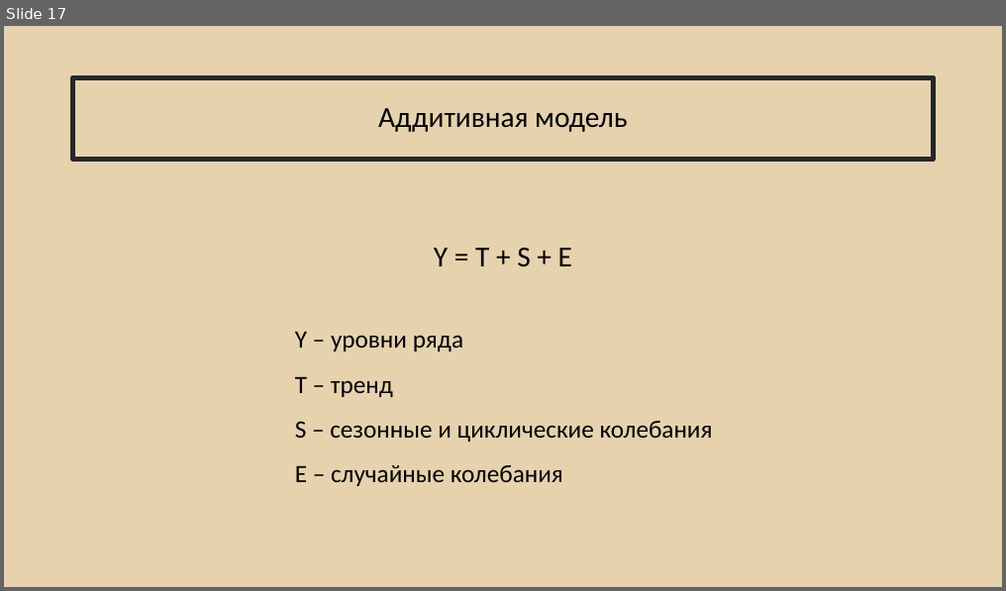
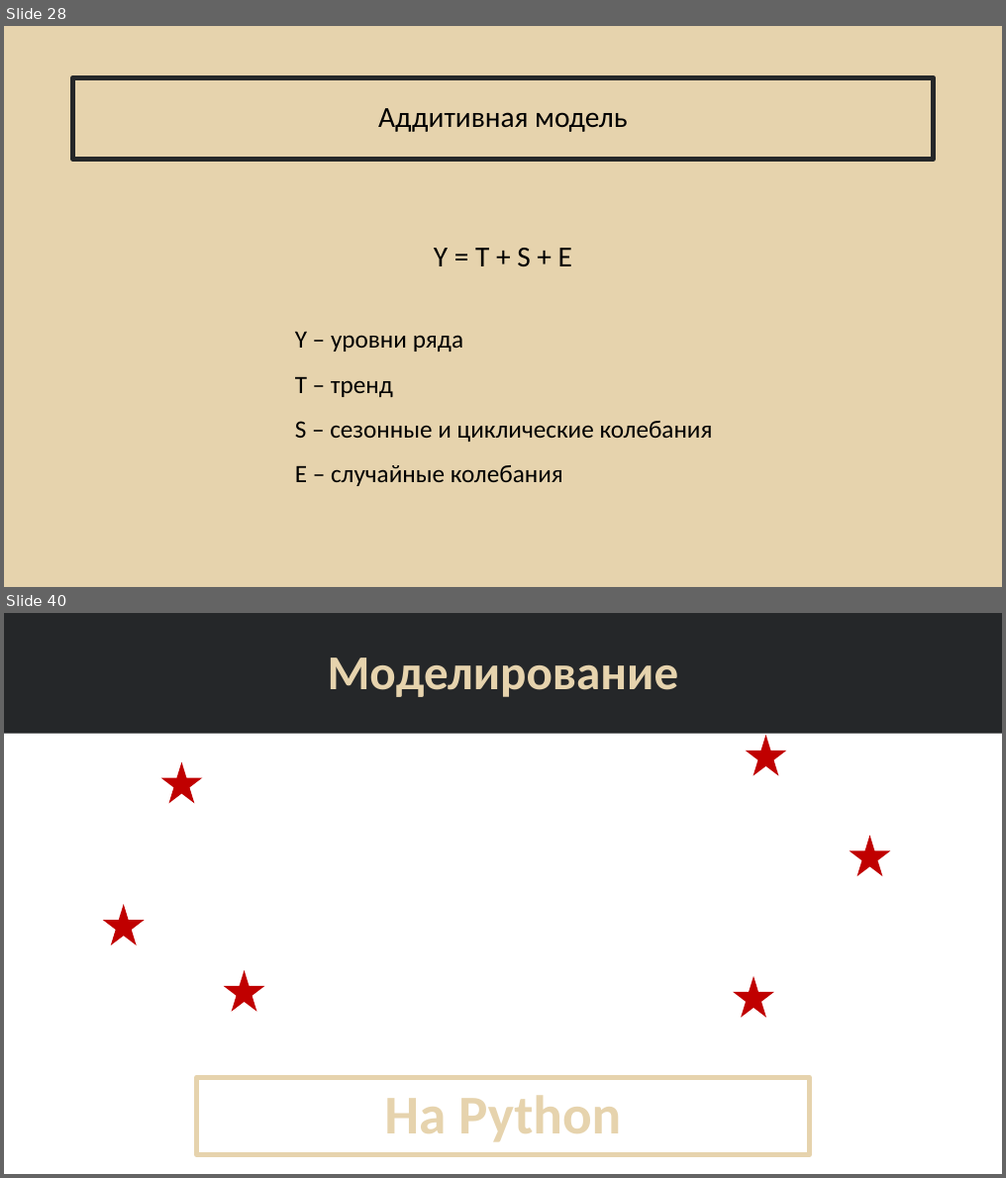
Before and after one commit to AltairkaGit/MilkStats, a slide deck: Курсовая_работа_Кривцов_К_Е_БИВТ_21_5.pptx. Shown one above the other, each under a label of ours: slide 17 before the commit, slides 28 and 40 after it; the slides between them are not shown. The pictures are 1006x591 and 1006x1178 pixels, drawn with LibreOffice and Linux fonts; fonts in the diff are those of the drawing; background and template pictures are left out. Boxes give left, top, right and bottom in pixels: in the first picture for what was removed or moved away, otherwise in the second. Text is boxed around its words. In the diff, an @@ line names an element or a change of style, - is before the commit and + after.

```diff
--- a/Курсовая_работа_Кривцов_К_Е_БИВТ_21_5.pptx
+++ b/Курсовая_работа_Кривцов_К_Е_БИВТ_21_5.pptx
@@ slide 40 added at box(4, 613, 1002, 1174), background picture (left out) @@
@@ rectangle added at box(4, 613, 1002, 733), fill #252729 @@
@@ rectangle added at box(83, 635, 924, 712), outline #252729 4.5 pt, 46.8 pt, text #E6D3AD, bold @@
+Моделирование
@@ star added at box(746, 735, 786, 775), fill #C00000 @@
@@ star added at box(161, 761, 202, 803), fill #C00000 @@
@@ star added at box(849, 836, 890, 876), fill #C00000 @@
@@ star added at box(103, 904, 144, 946), fill #C00000 @@
@@ star added at box(224, 970, 264, 1011), fill #C00000 @@
@@ star added at box(734, 976, 774, 1017), fill #C00000 @@
@@ rectangle added at box(196, 1078, 810, 1155), outline #E6D3AD 4.5 pt, 52.6 pt, text #E6D3AD, bold @@
+На Python
@@ what was slide 17 is now slide 28 @@
```
Also in this commit, not shown: 2 slides changed, 14 other slides added, 12 other files.
